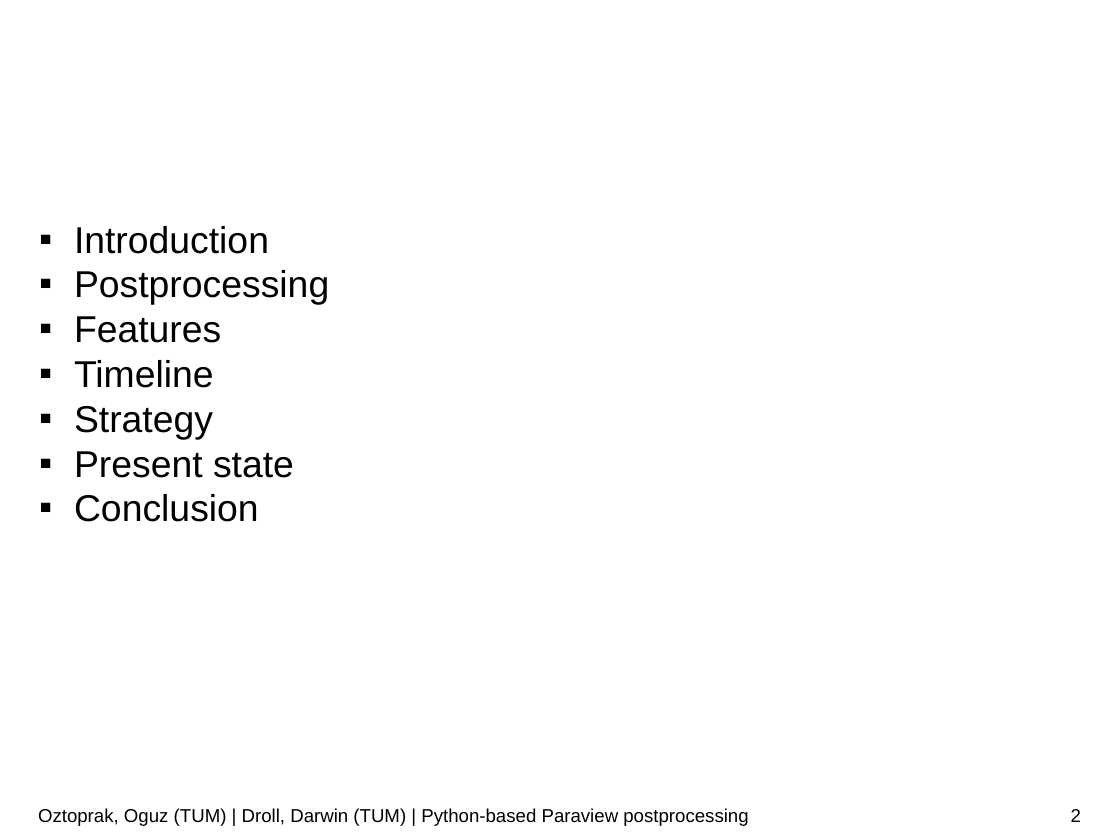
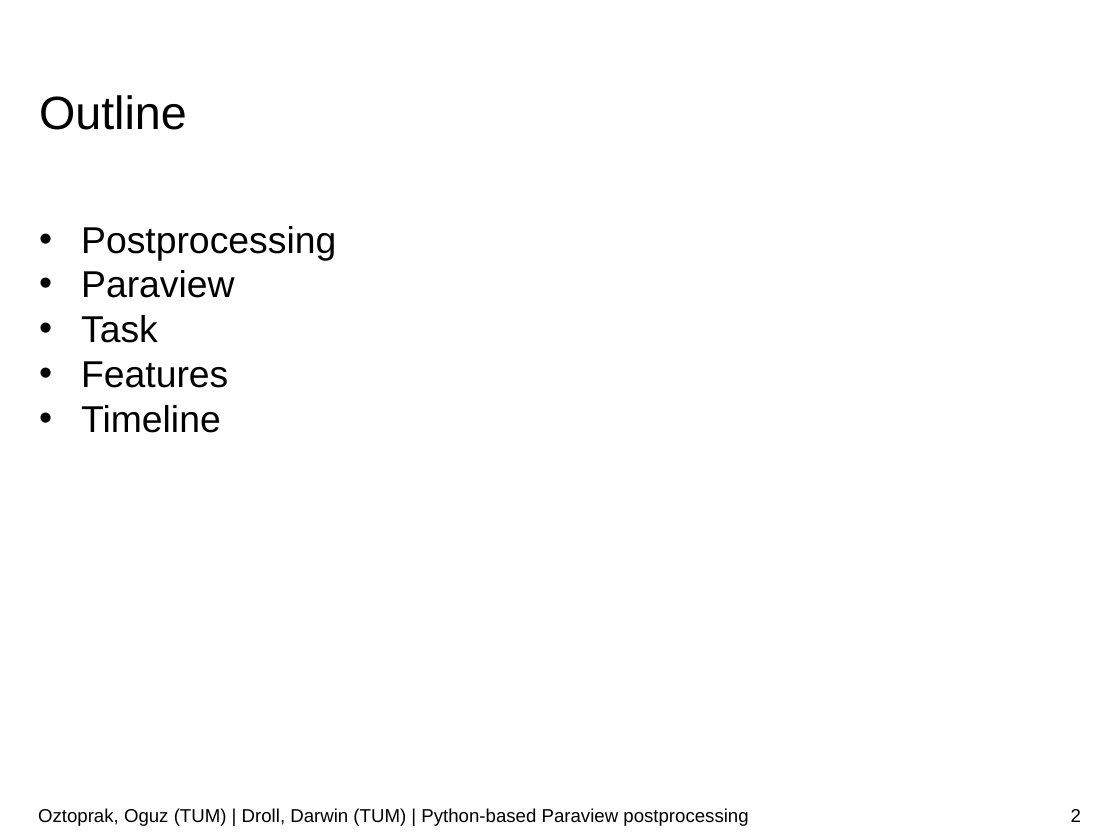
Before and after one commit to JusticeBoi/Paraview-PostProcessing-SoftwareLab, a slide deck: slide 2 of Paraview-postprocessor.pptx. Drawn at 1120x840 pixels with LibreOffice and Linux fonts; fonts in the diff are those of the drawing; background and template pictures are left out. Boxes give left, top, right and bottom in pixels: in the first picture for what was removed or moved away, otherwise in the second. Text is boxed around its words. In the diff, an @@ line names an element or a change of style, - is before the commit and + after.

```diff
--- a/Paraview-postprocessor.pptx
+++ b/Paraview-postprocessor.pptx
@@ text "Outline" at (39, 95, 187, 130): line spacing 4pt to 11.3pt @@
@@ text at (74, 226, 269, 254): paragraph removed @@
-▪ Introduction
@@ text at (81, 226, 336, 433): bullet ▪ to • @@
@@ text at (81, 270, 235, 343): paragraphs added @@
+• Paraview
+• Task
@@ text at (74, 406, 294, 522): paragraphs removed @@
-▪ Strategy
-▪ Present state
-▪ Conclusion
```
Also in this commit, not shown: 8 other slides changed, 7 slides added.
